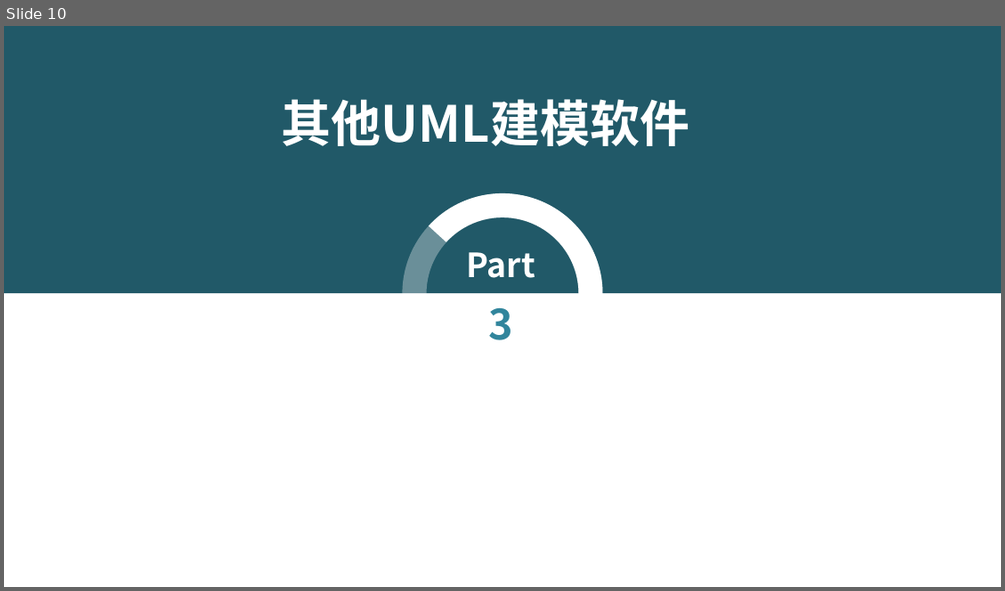
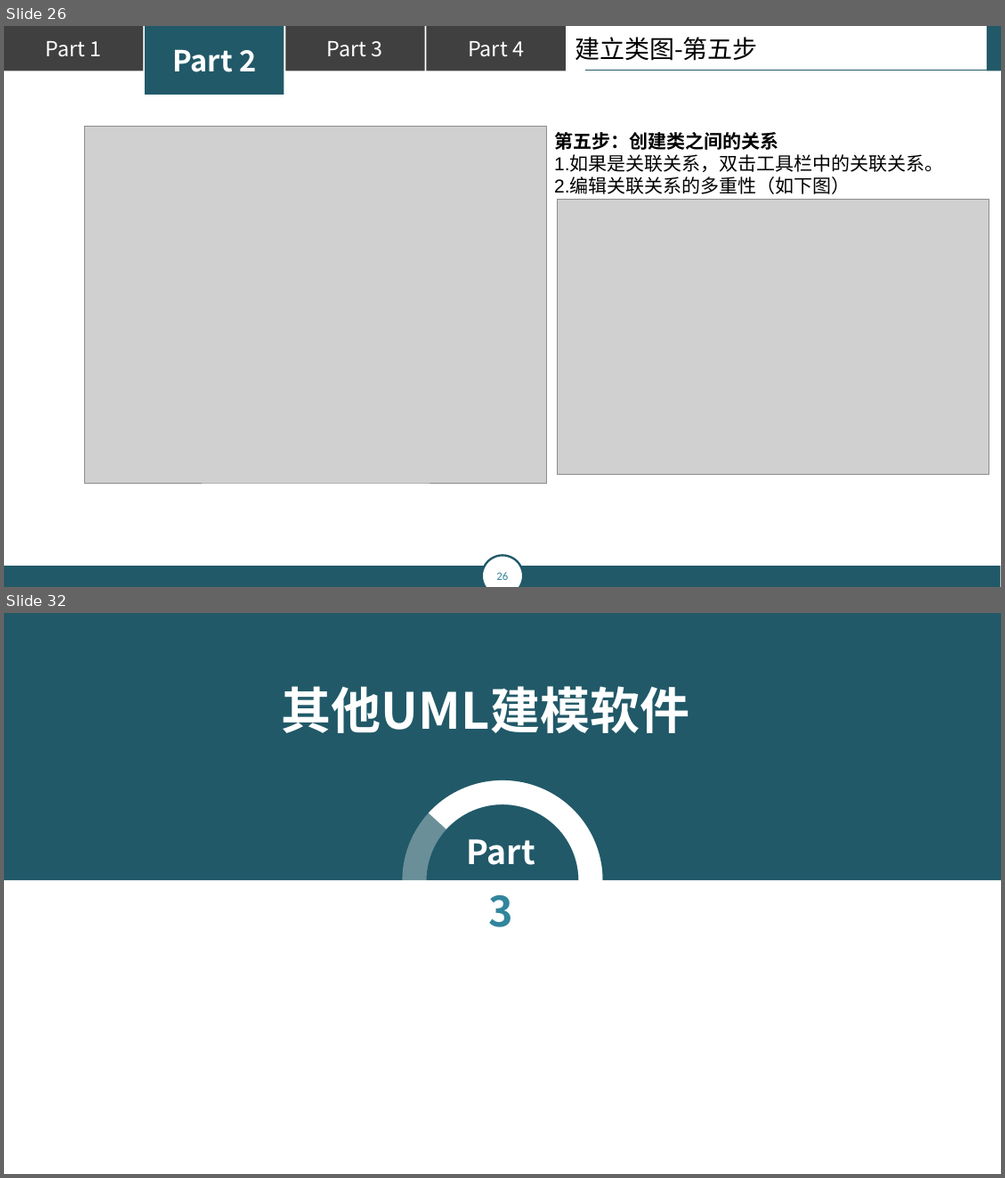
Before and after one commit to popopoi/PRD2018-G07, a slide deck: 翻转课堂PPT/PRD2018-G07-第五周翻转课堂PPT.pptx. Shown one above the other, each under a label of ours: slide 10 before the commit, slides 26 and 32 after it; the slides between them are not shown. The pictures are 1005x591 and 1005x1178 pixels, drawn with LibreOffice and Linux fonts; fonts in the diff are those of the drawing; grey boxes stand for pictures; background and template pictures are left out. Boxes give left, top, right and bottom in pixels: in the first picture for what was removed or moved away, otherwise in the second. Text is boxed around its words. In the diff, an @@ line names an element or a change of style, - is before the commit and + after.

Commit message:
修改《第五周翻转课堂PPT》[更改的内容：合并]

```diff
--- a/翻转课堂PPT/PRD2018-G07-第五周翻转课堂PPT.pptx
+++ b/翻转课堂PPT/PRD2018-G07-第五周翻转课堂PPT.pptx
@@ slide 26 added at (4, 26, 1001, 587), background #FFFFFF @@
@@ rectangle added at (4, 26, 143, 70), fill #404040, 20 pt, text #FFFFFF @@
+Part 1
@@ rectangle added at (145, 26, 283, 94), fill #215968, 28 pt, text #FFFFFF, bold @@
+Part 2
@@ rectangle added at (285, 26, 424, 70), fill #404040, 20 pt, text #FFFFFF @@
+Part 3
@@ rectangle added at (427, 26, 566, 70), fill #404040, 20 pt, text #FFFFFF @@
+Part 4
@@ text added at (574, 37, 758, 61), 24 pt, text #000000 @@
+建立类图-第五步
@@ rectangle added at (987, 26, 1001, 70), fill #215968 @@
@@ line added from (994, 70) to (585, 70), #215968 0.75 pt @@
@@ picture added at (85, 127, 547, 483) @@
@@ text added at (554, 132, 944, 194), 18 pt, text #000000 @@
+第五步：创建类之间的关系
+1.如果是关联关系，双击工具栏中的关联关系。
+2.编辑关联关系的多重性（如下图）
@@ picture added at (558, 200, 989, 475) @@
@@ page number added at (482, 556, 523, 587), fill #FFFFFF, outline #215968 2 pt, 11 pt, text #31859C @@
+26
@@ rectangle added at (4, 566, 1000, 587), fill #215968 @@
@@ what was slide 10 is now slide 32 @@
```
Also in this commit, not shown: 21 other slides added, 1 other file.
